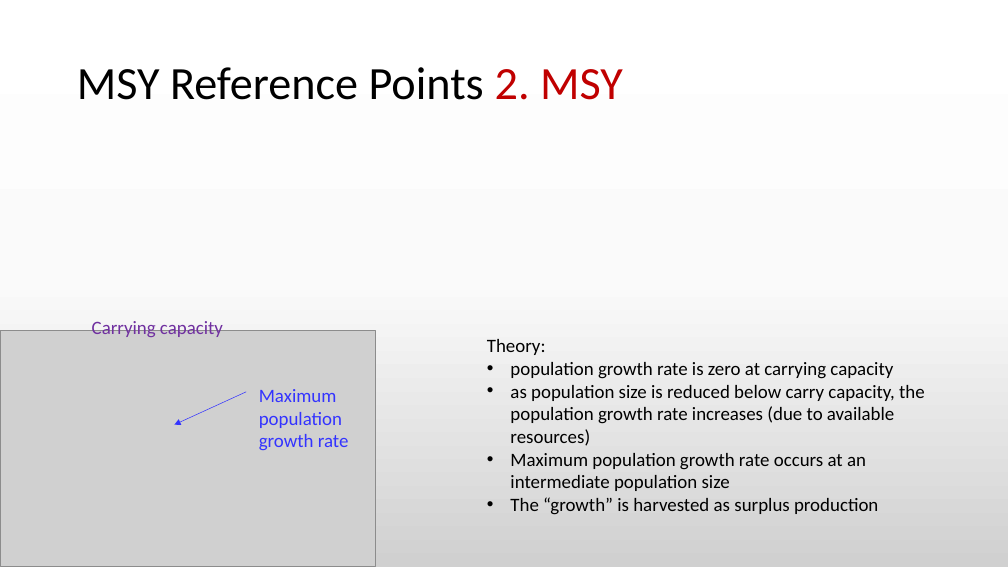
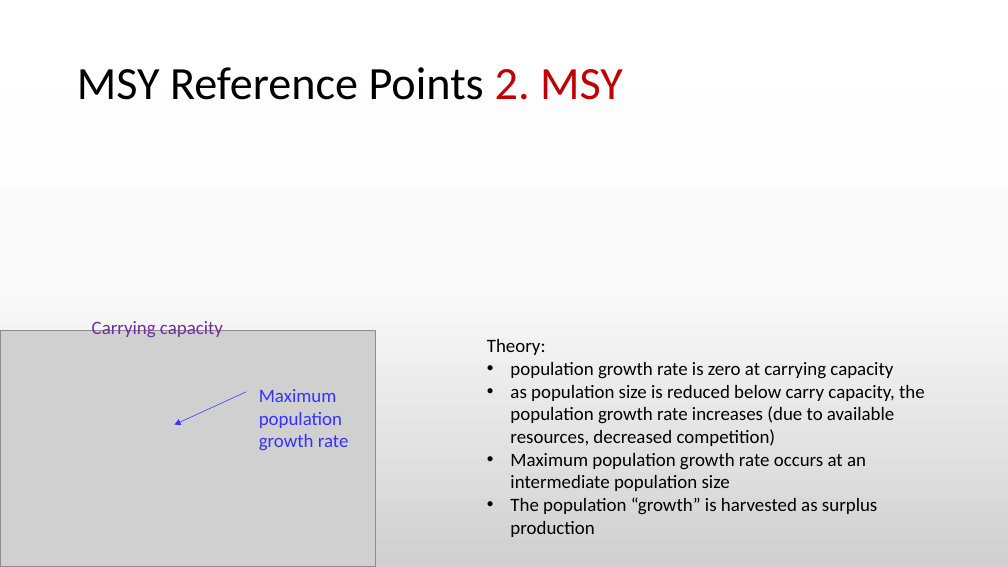
Before and after one commit to TESA-workshops/Ref-Pt-101, a slide deck: slide 65 of RefPt101_draft.pptx (slide 62 before the commit). Drawn at 1008x567 pixels with LibreOffice and Linux fonts; fonts in the diff are those of the drawing; grey boxes stand for pictures. Boxes give left, top, right and bottom in pixels: in the first picture for what was removed or moved away, otherwise in the second. Text is boxed around its words. In the diff, an @@ line names an element or a change of style, - is before the commit and + after.

```diff
--- a/RefPt101_draft.pptx
+++ b/RefPt101_draft.pptx
@@ text at <box>510,385,925,446</box>: text changed @@
-• as population size is reduced below carry capacity, the population growth rate increases (due to available resources)
+• as population size is reduced below carry capacity, the population growth rate increases (due to available resources, decreased competition)
@@ text at <box>510,497,877,537</box>: text changed @@
-• The “growth” is harvested as surplus production
+• The population “growth” is harvested as surplus production
```
Also in this commit, not shown: 18 other slides changed, 4 slides added, 1 other file.
